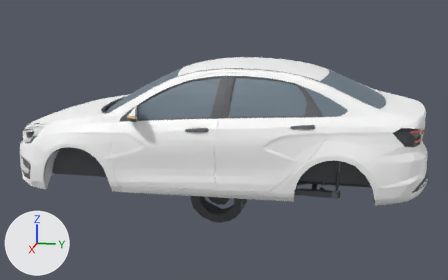
The glTF model public/models/vesta.glb, before and after one commit.
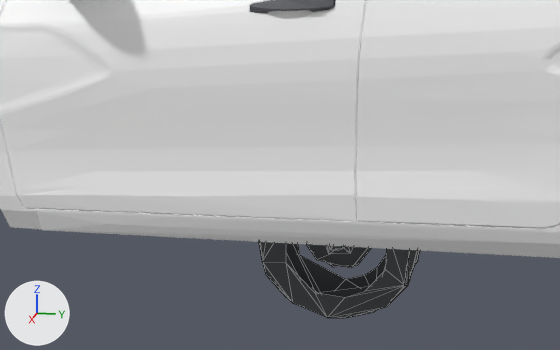
Old and new are each drawn whole from a camera (50 mm lens) standing at (6.548, 1.373, 2.273) and looking at (-0.02, 0.059, 0.631) and again close up from a camera (50 mm lens) standing at (2.944, 0.35, 0.986) and looking at (-0.016, -0.242, 0.246). Lighting does not change. The marker at lower left points along +X, +Y and +Z. The first two pictures are the older version. The close-ups show mesh edges as thin lines.

In view in the first close-up: 'detail', 'paint', 'wheel'.
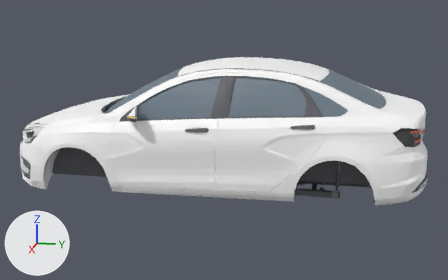
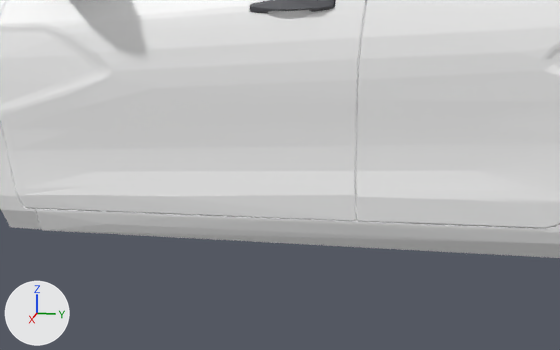
Where the change shows, as pixel boxes (x1, y1, x2, y2) in the close-ups (560 x 350 px):
'wheel', deleted
    before: (259, 242, 420, 318)

Patch to the scene script:
```diff
--- a/public/models/vesta.glb.py
+++ b/public/models/vesta.glb.py
@@ ob_wheel @@
-ob_wheel = bpy.data.objects.new('wheel', me_wheel)
-ob_wheel.location = (0.0, 0.0, 0.0)
```
